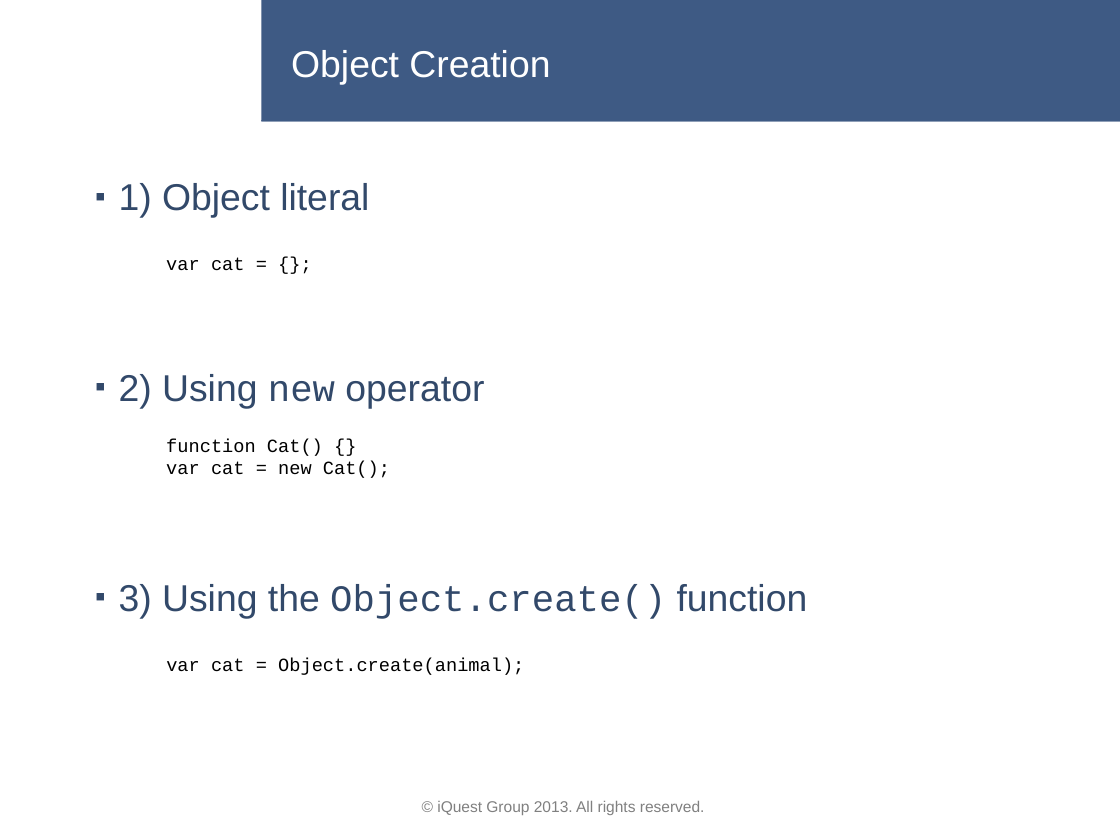
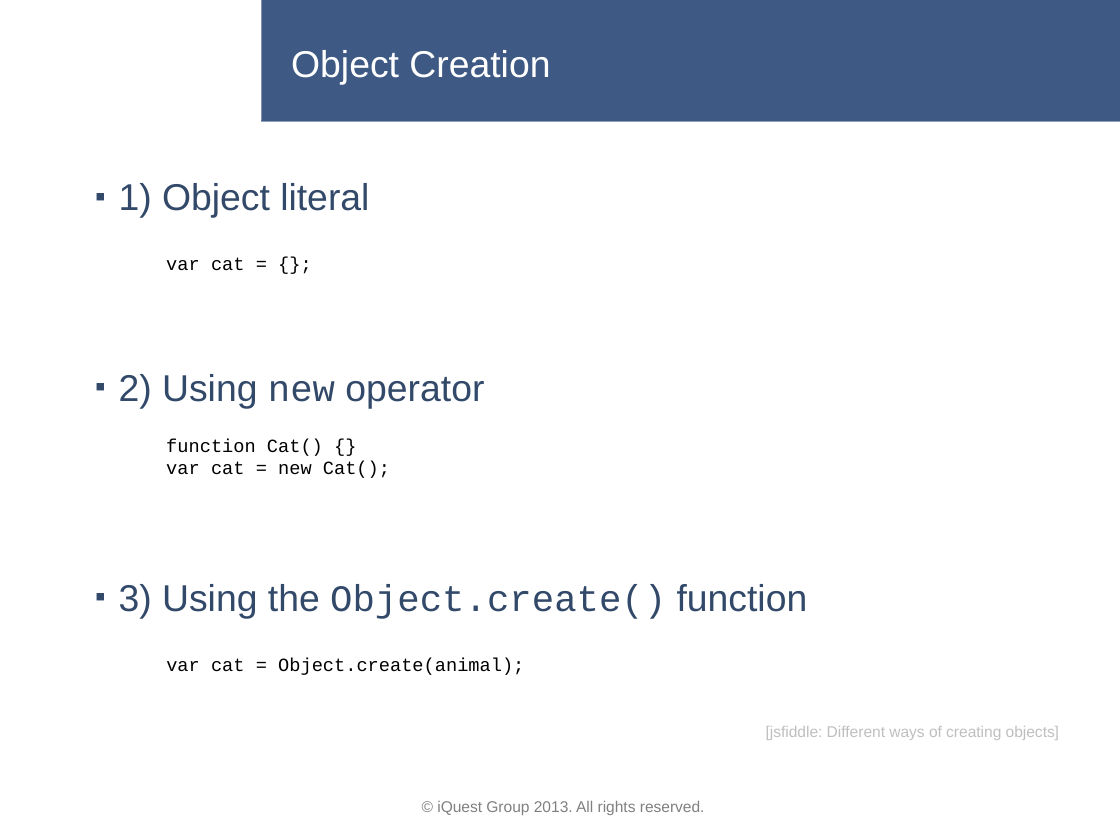
Before and after one commit to lastunicorn/BioCalcJs, a slide deck: slide 11 of doc/BioCalc Presentation.pptx. Drawn at 1120x840 pixels with LibreOffice and Linux fonts; fonts in the diff are those of the drawing; background and template pictures are left out. Boxes give left, top, right and bottom in pixels: in the first picture for what was removed or moved away, otherwise in the second. Text is boxed around its words. In the diff, an @@ line names an element or a change of style, - is before the commit and + after.

```diff
--- a/doc/BioCalc Presentation.pptx
+++ b/doc/BioCalc Presentation.pptx
@@ text added at (766, 726, 1059, 740), 10 pt, text #BFBFBF @@
+[jsfiddle: Different ways of creating objects]
```
Also in this commit, not shown: 3 other slides changed.
